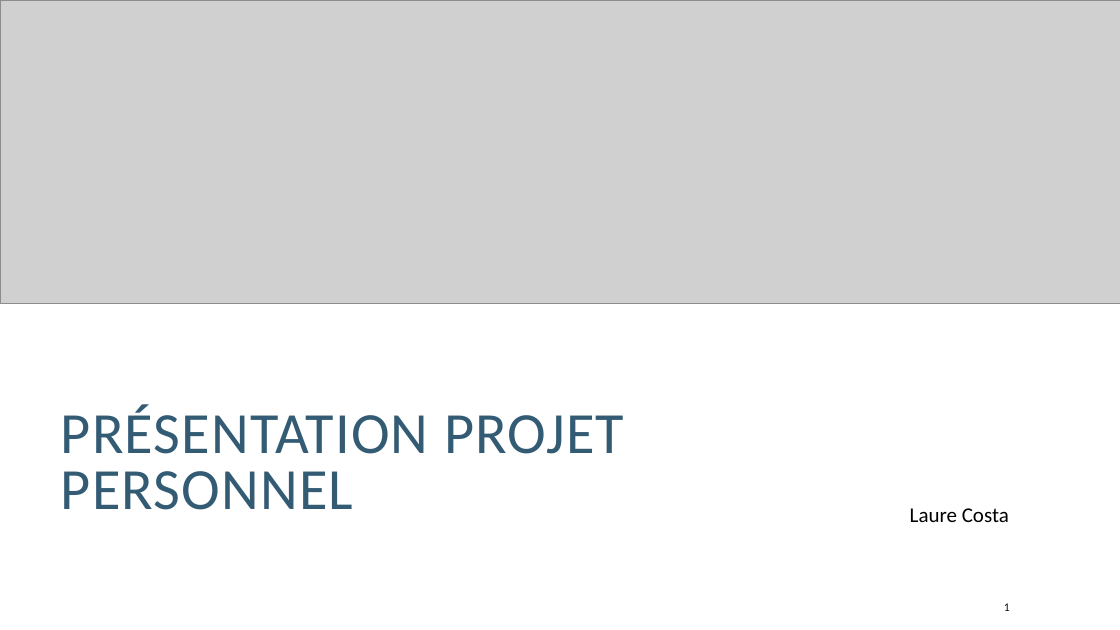
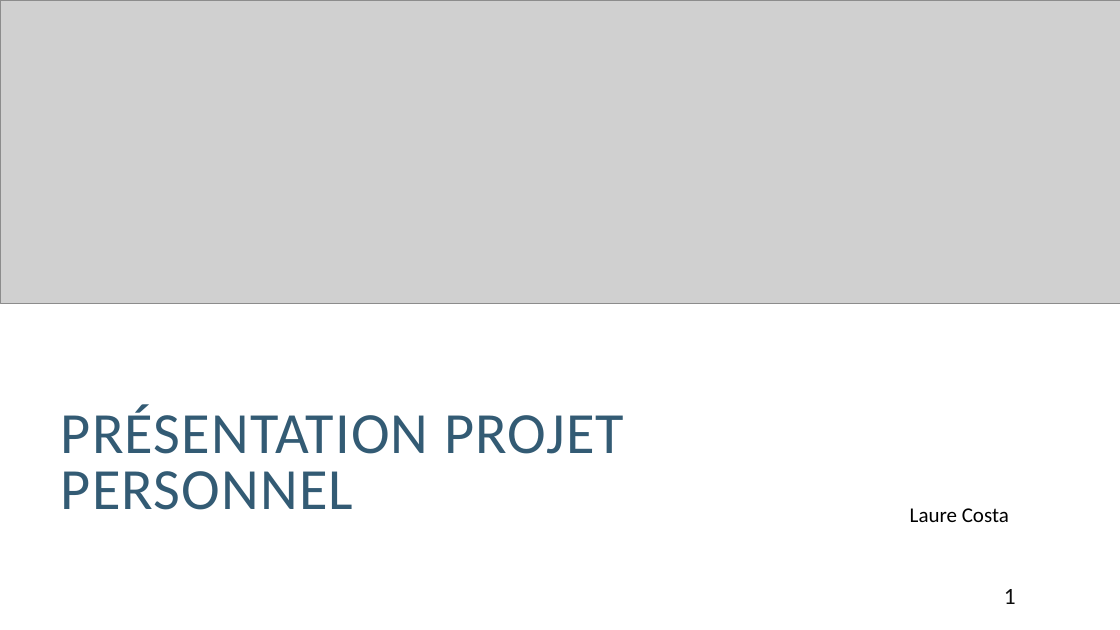
Before and after one commit to Laurette2032/REA, a slide deck: slide 1 of REA 1/Présentation Projet personnel_V2.pptx. Drawn at 1120x630 pixels with LibreOffice and Linux fonts; fonts in the diff are those of the drawing; grey boxes stand for pictures. Boxes give left, top, right and bottom in pixels: in the first picture for what was removed or moved away, otherwise in the second. Text is boxed around its words. In the diff, an @@ line names an element or a change of style, - is before the commit and + after.

```diff
--- a/REA 1/Présentation Projet personnel_V2.pptx
+++ b/REA 1/Présentation Projet personnel_V2.pptx
@@ page number: place and size @@
-page number at [1004,603,1010,611]
+page number at [1004,589,1016,604]
@@ page number at [1004,589,1016,604]: size 10 to 20 pt @@
```
Also in this commit, not shown: 14 other slides changed, 19 slides added, 1 slide removed, 27 other files.
